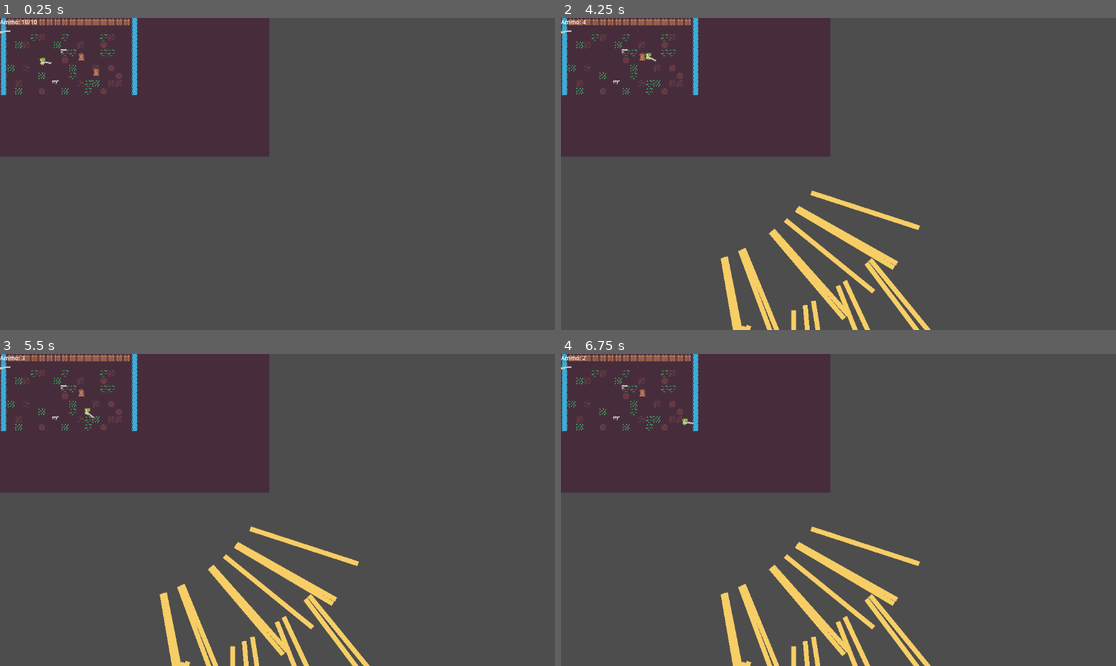
Above: before the commit, frames 1-4 (two rows, left to right).
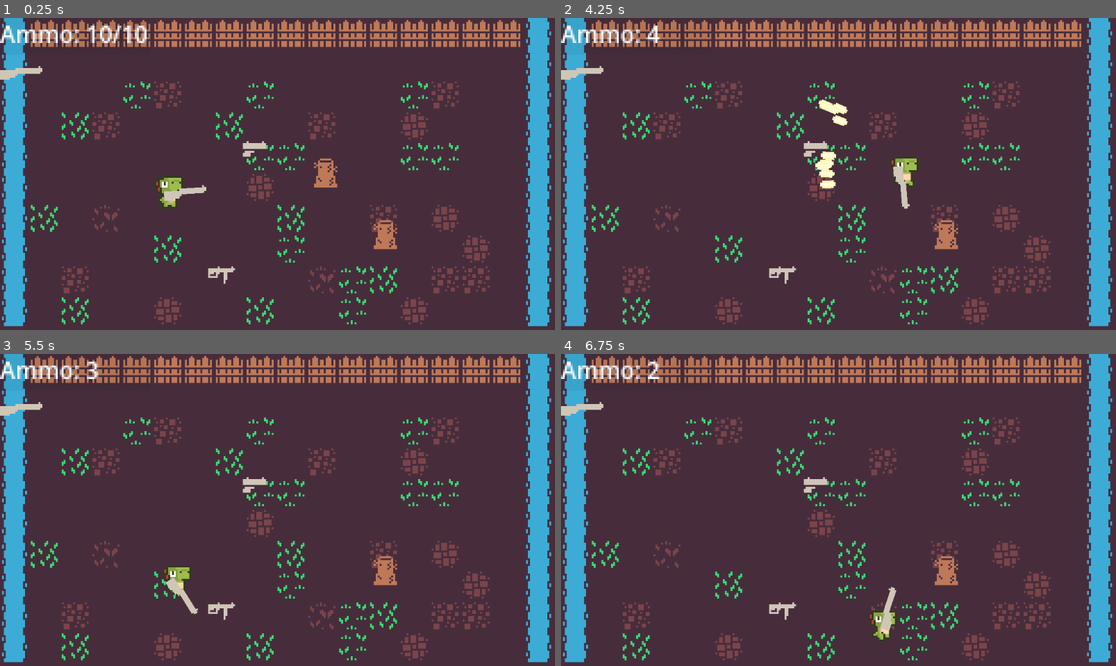
Above: after the commit, the same moments.

Repository: shuofsin/PokeGun
Game: Godot game, scene res://scenes/test_world.tscn
Two runs of this game, one before a commit and one after it. Both use one fixed random seed, a clock stepped at 60 frames per second and the inputs below.
Inputs (mouse positions are in pixels of both pictures, inside the frame that each line leads up to):
- Up to frame 1 (0.25 s): no input
- Up to frame 2 (4.25 s): move the mouse to (960, 158) at 0.52 s; hold D (move_right) 0.53-1.28 s; tap E (interact) at 0.6, 2.85 s; move the mouse to (727, 189) at 1.27 s; hold S (move_down) 1.28-2.03 s; click (727, 189) at 1.35 s; move the mouse to (894, 105) at 2.02 s; hold D (move_right) 2.03-2.78 s; tap Q (switch_weapon) at 2.1 s; move the mouse to (810, 236) at 2.77 s; hold W (move_up) 2.78-3.53 s; move the mouse to (1005, 220) at 3.52 s; press the mouse at (1005, 220) at 3.53 s; hold A (move_left) from 3.53 s (still down); tap R (reload) at 4.15 s
- Up to frame 3 (5.5 s): move the mouse to (111, 463) at 4.27 s; release the mouse at (111, 463) at 4.28 s; tap Q (switch_weapon) at 4.35 s; move the mouse to (305, 510) at 5.02 s; release A (move_left) at 5.03 s; hold S (move_down) from 5.03 s (still down); tap E (interact) at 5.1 s
- Up to frame 4 (6.75 s): move the mouse to (755, 432) at 5.77 s; release S (move_down) at 5.78 s; hold D (move_right) 5.78-6.53 s; click (755, 432) at 5.85 s; move the mouse to (960, 494) at 6.52 s; hold W (move_up) from 6.53 s (still down); tap Q (switch_weapon) at 6.6 s

The runs differ from the first frame. In frame 1, 83% of the frame differs, in the area x 0-100%, y 0-100%; in frame 2, 83%; in frame 3, 83%; in frame 4, 83%.

Commit message:
Hitscan works. Needs polish and bug fix

Diff:
--- a/scenes/basic_shotgun.gd
+++ b/scenes/basic_shotgun.gd
@@ -3,14 +3,14 @@
 func _shoot() -> void:
 	var offset: float = 15
 	if weapon_sprite:
-		offset = weapon_sprite.texture.get_width() * weapon_sprite.scale.x # + weapon_sprite.position.x
+		offset = weapon_sprite.texture.get_width() * weapon_sprite.scale.x
 
 	for i in range(10):
 		var new_bullet = bullet_scene.instantiate()
 		new_bullet.global_rotation = global_rotation + randf_range(-0.3, 0.3)
 		new_bullet.global_position = Vector2(
-			global_position.x + offset * cos(rotation),
-			global_position.y + offset * sin(rotation)
+			global_position.x + offset * cos(rotation) + randf_range(-5, 5),
+			global_position.y + offset * sin(rotation) + randf_range(-5, 5)
 		)
 		get_tree().current_scene.add_child(new_bullet)
 
--- a/scenes/basic_shotgun.tscn
+++ b/scenes/basic_shotgun.tscn
@@ -1,7 +1,7 @@
 [gd_scene format=3 uid="uid://ki75oituv8pk"]
 
 [ext_resource type="Script" uid="uid://dgbod28yq645g" path="res://scenes/basic_shotgun.gd" id="1_8h2a4"]
-[ext_resource type="PackedScene" uid="uid://r3io7nyhv4ro" path="res://scenes/hitscan_projectile.tscn" id="2_phh7u"]
+[ext_resource type="PackedScene" uid="uid://dqbwhf7ka0q1g" path="res://scenes/basic_bullet.tscn" id="2_phh7u"]
 [ext_resource type="Texture2D" uid="uid://c2n6t6xl88pv8" path="res://assets/sprites/basic_shotgun.png" id="2_tltnw"]
 
 [node name="BasicShotgun" type="Node2D" unique_id=556583424 node_paths=PackedStringArray("weapon_sprite")]
--- a/scenes/hitscan_projectile.tscn
+++ b/scenes/hitscan_projectile.tscn
@@ -8,12 +8,28 @@
 attack_damage = 0.5
 metadata/_custom_type_script = "uid://c12smj4dhjq03"
 
+[sub_resource type="Curve" id="Curve_2sscl"]
+_limits = [0.0, 5.0, 0.0, 1.0]
+_data = [Vector2(0, 0.89887667), 0.0, 0.0, 0, 0, Vector2(1, 2.1910114), 0.0, 0.0, 0, 0]
+point_count = 2
+
+[sub_resource type="Gradient" id="Gradient_hgte4"]
+offsets = PackedFloat32Array(0, 0.32894737, 1)
+colors = PackedColorArray(1, 1, 1, 0, 1, 0.9843137, 0.72156864, 0.95686275, 0.9999996, 0.97928566, 0.6255057, 1)
+
 [node name="HitscanProjectile" type="Node2D" unique_id=7087141]
 script = ExtResource("1_b7sv6")
 attack = SubResource("Resource_hgte4")
 
 [node name="RayCast2D" type="RayCast2D" parent="." unique_id=89885556]
-target_position = Vector2(236, 0)
+target_position = Vector2(256, 0)
 collision_mask = 7
 collide_with_areas = true
 collide_with_bodies = false
+
+[node name="Line2D" type="Line2D" parent="." unique_id=632763986]
+unique_name_in_owner = true
+points = PackedVector2Array(0, 0, 256, 0)
+width = 1.0
+width_curve = SubResource("Curve_2sscl")
+gradient = SubResource("Gradient_hgte4")
--- a/scenes/test_world.tscn
+++ b/scenes/test_world.tscn
@@ -1112,7 +1112,6 @@
 
 [node name="Camera2D" type="Camera2D" parent="." unique_id=202317564]
 position = Vector2(144, 81)
-enabled = false
 zoom = Vector2(4, 4)
 
 [node name="TileMapLayer" type="TileMapLayer" parent="." unique_id=1172395370]
@@ -1123,7 +1122,7 @@
 
 [node name="Border" type="StaticBody2D" parent="." unique_id=1820960521]
 collision_layer = 2
-collision_mask = 0
+collision_mask = 2
 
 [node name="left" type="CollisionShape2D" parent="Border" unique_id=210927721]
 position = Vector2(271, 79)
--- a/scripts/hitscan_projectile.gd
+++ b/scripts/hitscan_projectile.gd
@@ -3,29 +3,26 @@
 
 @export var attack: Attack
 @onready var ray_cast_2d: RayCast2D = $RayCast2D
+@onready var line_2d: Line2D = %Line2D
 
 var collision_point: Vector2
 var is_bullet_drawn: bool = false
 
 func _ready() -> void:
-	collision_point = to_global(ray_cast_2d.target_position)
+	collision_point = ray_cast_2d.target_position
 
 func _physics_process(_delta: float) -> void:
+	# check for collision
 	if ray_cast_2d.is_colliding():
-		collision_point = ray_cast_2d.get_collision_point()
+		collision_point = to_local(ray_cast_2d.get_collision_point())
 		if ray_cast_2d.get_collider() is HealthBoxComponent:
 			var health_box_component: HealthBoxComponent = ray_cast_2d.get_collider()
 			health_box_component.damage(attack)
 			ray_cast_2d.enabled = false
 
-	if !is_bullet_drawn:
-		var bullet_line: Line2D = Line2D.new()
-		bullet_line.global_position = global_position
-		bullet_line.add_point(global_position)
-		bullet_line.add_point(collision_point)
-		bullet_line.default_color = Color(0.968, 0.806, 0.396, 1.0)
-		add_child(bullet_line)
-		# var tween_fade: Tween = create_tween()
-		# tween_fade.tween_property(self, "modulate:a", 0.0, 0.2)
-		# tween_fade.finished.connect(queue_free)
-		is_bullet_drawn = true
+	# draw and fade bullet trail
+	line_2d.set_point_position(1, collision_point)
+	line_2d.visible = true
+	var fade_tween = create_tween()
+	fade_tween.tween_property(self, "modulate:a", 0, 0.1)
+	fade_tween.finished.connect(queue_free)
